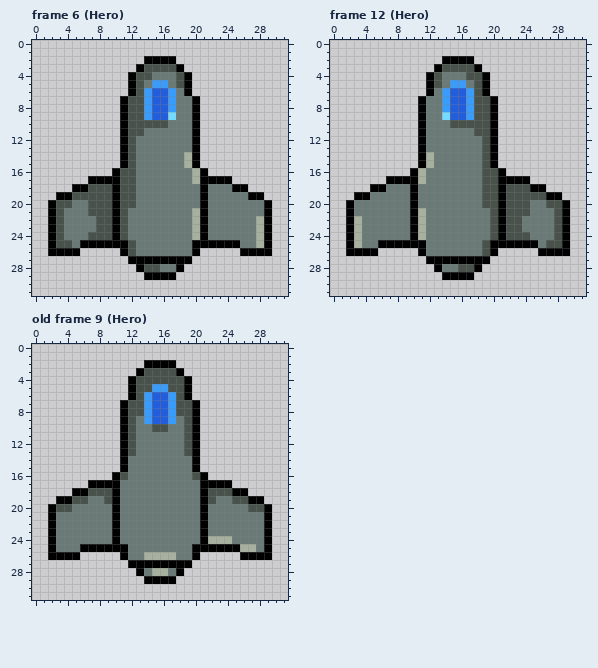
Two states of a pixel-art file, src/LudumDare54/Assets/Content/Sprites/Ships.aseprite. That is the earlier state.
32x32 pixels, 16 frames. Shown: frame 6 (Hero), frame 12 (Hero), old frame 9 (Hero). The commit also changed other frames, which this record leaves out.
After:
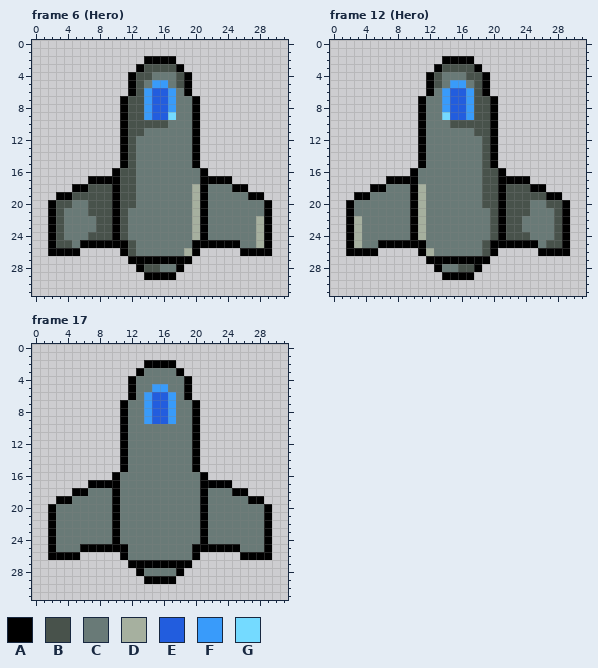
Palette (. is transparent): A #000000  B #48524b  C #697a77  D #a6b09f  E #225dde  F #399bfa  G #74daff
A new or re-ordered frame is compared with the old frame closest to it.
Author's note on the commit: used shader to mixing two shadows on ship
The edit:
frames 16 -> 17
--- frame 6 (Hero), layer "Highlight"
@@ x 17..22 @@
 13 CCCA..
-14 CCDA..
-15 CCDA..
-16 CCCDA.
-17 CCCDAA
-18 CCCCAC
-19 CCCCAC
-20 CCCCAC
+14 CCCA..
+15 CCCA..
+16 CCCCA.
+17 CCCCAA
+18 CCCDAC
+19 CCCDAC
+20 CCCDAC
 21 CCCDAC
@@ x 17..21 @@
 25 CCCAA
-26 CCCA.
+26 CCDA.
 27 AAA..
--- frame 12 (Hero), layer "Highlight"
@@ x 9..14 @@
 13 ..ACCC
-14 ..ADCC
-15 ..ADCC
-16 .ADCCC
-17 AADCCC
-18 CACCCC
-19 CACCCC
-20 CACCCC
+14 ..ACCC
+15 ..ACCC
+16 .ACCCC
+17 AACCCC
+18 CADCCC
+19 CADCCC
+20 CADCCC
 21 CADCCC
@@ x 10..14 @@
 25 AACCC
-26 .ACCC
+26 .ADCC
 27 ..AAA
--- frame 17 is new; against old frame 9 (Hero), layers "Highlight", "Shadow"
@@ x 0..31 @@
  2 ..............AAAA..............
- 3 .............ABBBBA.............
- 4 ............ABBBBBBA............
- 5 ............ABBFFBBA............
- 6 ............ABFEEFBA............
- 7 ...........ABBFEEFBBA...........
- 8 ...........ABBFEEFBBA...........
- 9 ...........ABCFEEFCBA...........
-10 ...........ABCCBBCCBA...........
-11 ...........ABCCCCCCBA...........
-12 ...........ABCCCCCCBA...........
-13 ...........ABCCCCCCBA...........
+ 3 .............ACCCCA.............
+ 4 ............ACCCCCCA............
+ 5 ............ACCFFCCA............
+ 6 ............ACFEEFCA............
+ 7 ...........ACCFEEFCCA...........
+ 8 ...........ACCFEEFCCA...........
+ 9 ...........ACCFEEFCCA...........
+10 ...........ACCCCCCCCA...........
+11 ...........ACCCCCCCCA...........
+12 ...........ACCCCCCCCA...........
+13 ...........ACCCCCCCCA...........
 14 ...........ACCCCCCCCA...........
 15 ...........ACCCCCCCCA...........
-16 ..........ABCCCCCCCCBA..........
+16 ..........ACCCCCCCCCCA..........
 17 .......AAAACCCCCCCCCCAAAA.......
-18 .....AABBBACCCCCCCCCCABBBAA.....
-19 ...AABBCCBACCCCCCCCCCABCCBBAA...
-20 ..ABBCCCCCACCCCCCCCCCACCCCCBBA..
+18 .....AACCCACCCCCCCCCCACCCAA.....
+19 ...AACCCCCACCCCCCCCCCACCCCCAA...
+20 ..ACCCCCCCACCCCCCCCCCACCCCCCCA..
 21 ..ACCCCCCCACCCCCCCCCCACCCCCCCA..
@@ x 12..29 @@
 23 CCCCCCCCCACCCCCCCA
-24 CCCCCCCCCADDDCCCCA
-25 CCCCCCCCAAAAAADDCA
-26 CCDDDDCCA.....AAAA
+24 CCCCCCCCCACCCCCCCA
+25 CCCCCCCCAAAAAACCCA
+26 CCCCCCCCA.....AAAA
 27 AAAAAAAA..........
-28 .ACDDCA...........
+28 .ACCCCA...........
 29 ..AAAA............
Changed places in both pictures, as pixel boxes (x1, y1, x2, y2):
changed: (184, 152, 200, 208)
changed: (184, 248, 192, 256)
changed: (418, 152, 434, 208)
changed: (426, 248, 434, 256)
changed: (56, 368, 264, 512)
changed: (208, 536, 256, 552)
changed: (144, 552, 176, 576)
